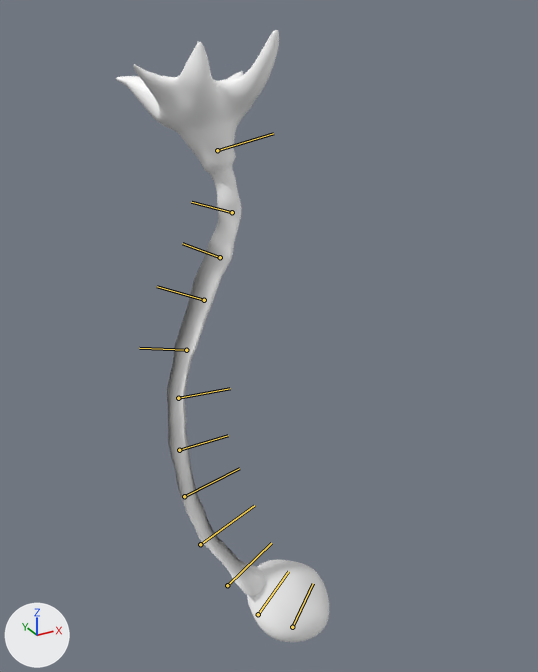
A saved change to the FBX model Assets/_Own/Objects/Plants/Ceiling_Plant/Ceiling_Plant_Rigged.fbx.
Rendered twice from a camera (50 mm lens) standing at (-0.797, -1.808, 0.178) and looking at (0.188, -0.016, -0.718). Lighting does not change. The marker at lower left points along +X, +Y and +Z. Both versions are drawn at frame 249 of the action 'Take 001'; the numbers are the values there. The bones that bend it are drawn over the model as lines.

In view in the first picture: 'Ceiling_Plant_Low1:polySurface1'.
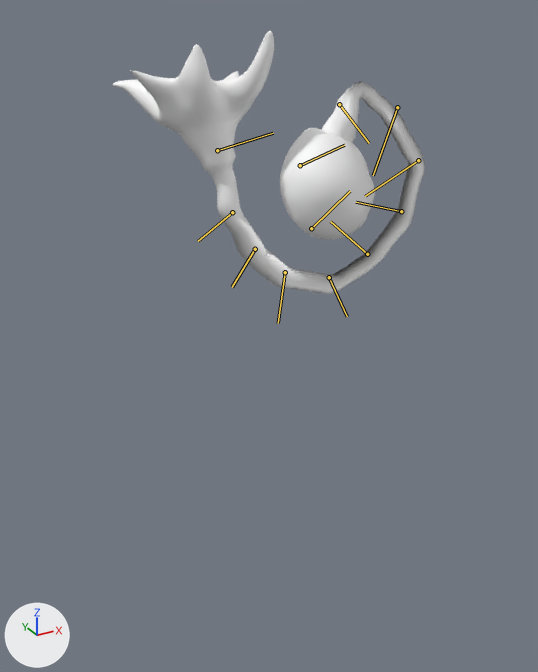
Changed parts and their boxes [x1, y1, x2, y2] in the pictures (538 x 672 px):
```json
{"object": "Ceiling_Plant_Low1:polySurface1", "change": "posed", "before": [116, 30, 329, 642], "after": [113, 31, 425, 294], "on screen": "46% wider, 57% shorter"}
{"bone": "joint2", "before": "(232, 212) to (191, 202)", "after": "(232, 212) to (198, 241)"}
{"bone": "joint3", "before": "(220, 257) to (182, 243)", "after": "(255, 249) to (232, 287)"}
{"bone": "joint4", "before": "(204, 300) to (157, 286)", "after": "(285, 272) to (278, 323)"}
{"bone": "joint5", "before": "(186, 350) to (139, 348)", "after": "(329, 277) to (347, 316)"}
{"bone": "joint6", "before": "(178, 398) to (230, 388)", "after": "(367, 254) to (330, 221)"}
{"bone": "joint7", "before": "(179, 450) to (228, 435)", "after": "(401, 211) to (356, 202)"}
{"bone": "joint8", "before": "(184, 496) to (239, 468)", "after": "(418, 160) to (365, 196)"}
{"bone": "joint9", "before": "(200, 544) to (254, 505)", "after": "(397, 107) to (373, 175)"}
{"bone": "joint10", "before": "(227, 585) to (271, 543)", "after": "(339, 104) to (369, 143)"}
{"bone": "joint11", "before": "(258, 614) to (288, 571)", "after": "(300, 165) to (344, 145)"}
```

The change, as JSON lines over the scene's bpy script:
```json
{"block": "bone_joint2", "where": "bone_joint2 = bpy.data.objects['Armature'].pose.bones['joint2']  # child of 'joint1'"}
{"op": "set", "path": "bone_joint2.rotation_quaternion", "old": "(1.0, 0.004, -0.001, 0.03)", "new": "(0.921, -0.054, 0.027, -0.385)", "note": "degrees (0, 0, 3) -> degrees (-7, 0, -45)"}
{"block": "bone_joint3", "where": "bone_joint3 = bpy.data.objects['Armature'].pose.bones['joint3']  # child of 'joint2'"}
{"op": "set", "path": "bone_joint3.rotation_quaternion", "old": "(1.0, 0.002, 0.0, 0.011)", "new": "(0.976, -0.032, 0.024, -0.215)", "note": "degrees (0, 0, 1) -> degrees (-4, 2, -25)"}
{"block": "bone_joint4", "where": "bone_joint4 = bpy.data.objects['Armature'].pose.bones['joint4']  # child of 'joint3'"}
{"op": "set", "path": "bone_joint4.rotation_quaternion", "old": "(1.0, 0.001, 0.0, 0.009)", "new": "(0.979, -0.019, 0.034, -0.2)", "note": "degrees (0, 0, 1) -> degrees (-3, 3, -23)"}
{"block": "bone_joint5", "where": "bone_joint5 = bpy.data.objects['Armature'].pose.bones['joint5']  # child of 'joint4'"}
{"op": "set", "path": "bone_joint5.rotation_quaternion", "old": "(1.0, 0.001, -0.001, 0.012)", "new": "(0.973, -0.017, 0.051, -0.224)", "note": "degrees (0, 0, 1) -> degrees (-3, 5, -26)"}
{"block": "bone_joint6", "where": "bone_joint6 = bpy.data.objects['Armature'].pose.bones['joint6']  # child of 'joint5'"}
{"op": "set", "path": "bone_joint6.rotation_quaternion", "old": "(1.0, 0.0, 0.001, 0.001)", "new": "(0.993, -0.009, -0.035, 0.11)", "note": "degrees (0, 0, 0) -> degrees (-1, -4, 13)"}
{"block": "bone_joint7", "where": "bone_joint7 = bpy.data.objects['Armature'].pose.bones['joint7']  # child of 'joint6'"}
{"op": "set", "path": "bone_joint7.rotation_quaternion", "old": "(1.0, 0.0, 0.0, -0.006)", "new": "(0.982, 0.002, -0.045, 0.183)", "note": "degrees (0, 0, -1) -> degrees (-1, -5, 21)"}
{"block": "bone_joint8", "where": "bone_joint8 = bpy.data.objects['Armature'].pose.bones['joint8']  # child of 'joint7'"}
{"op": "set", "path": "bone_joint8.rotation_quaternion", "old": "(1.0, 0.001, 0.001, -0.019)", "new": "(0.954, -0.017, -0.085, 0.286)", "note": "degrees (0, 0, -2) -> degrees (-5, -9, 34)"}
{"block": "bone_joint9", "where": "bone_joint9 = bpy.data.objects['Armature'].pose.bones['joint9']  # child of 'joint8'"}
{"op": "set", "path": "bone_joint9.rotation_quaternion", "old": "(1.0, 0.002, 0.002, -0.021)", "new": "(0.948, -0.024, -0.109, 0.299)", "note": "degrees (0, 0, -2) -> degrees (-6, -11, 36)"}
{"block": "bone_joint10", "where": "bone_joint10 = bpy.data.objects['Armature'].pose.bones['joint10']  # child of 'joint9'"}
{"op": "set", "path": "bone_joint10.rotation_quaternion", "old": "(1.0, 0.001, 0.002, -0.022)", "new": "(0.923, -0.016, -0.127, 0.364)", "note": "degrees (0, 0, -2) -> degrees (-7, -13, 44)"}
{"block": "bone_joint11", "where": "bone_joint11 = bpy.data.objects['Armature'].pose.bones['joint11']  # child of 'joint10'"}
{"op": "set", "path": "bone_joint11.rotation_quaternion", "old": "(1.0, 0.001, 0.003, -0.03)", "new": "(0.958, -0.007, -0.114, 0.264)", "note": "degrees (0, 0, -3) -> degrees (-4, -12, 31)"}
```
